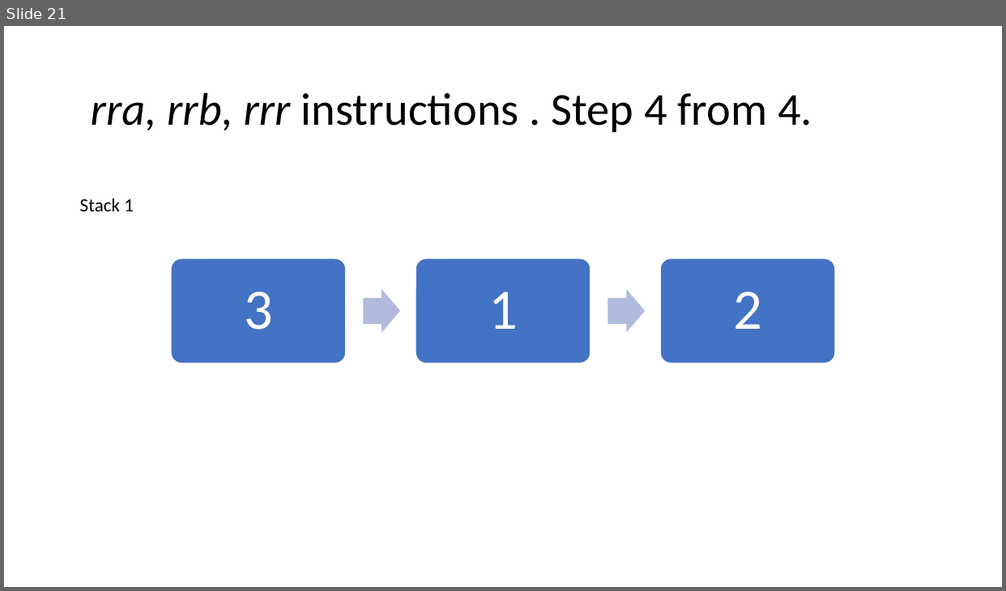
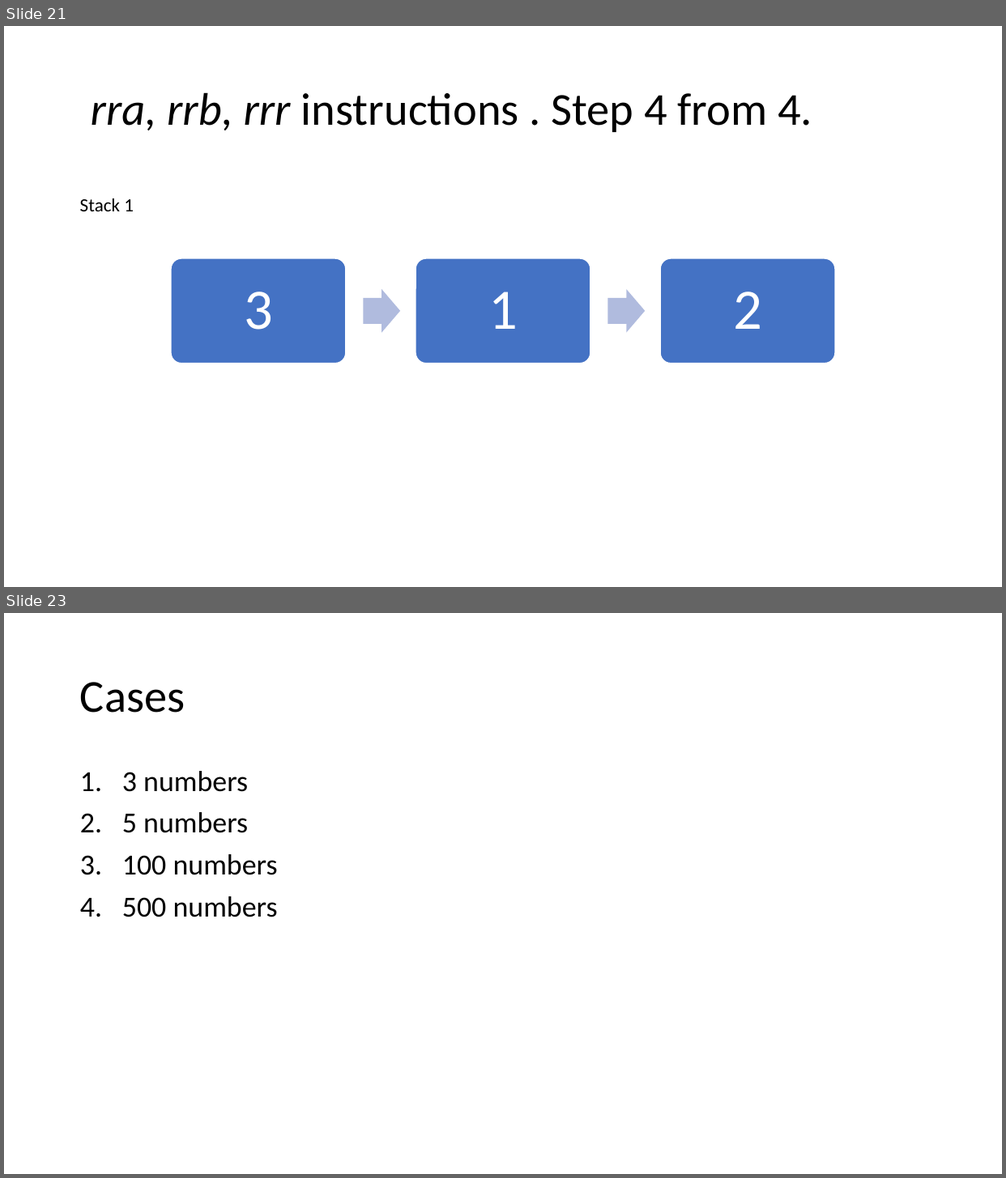
Before and after one commit to orsk-moscow/School21_push_swap, a slide deck: Push_swap.pptx. Shown one above the other, each under a label of ours: slide 21 before the commit, slides 21 and 23 after it; the slides between them are not shown. The pictures are 1006x591 and 1006x1178 pixels, drawn with LibreOffice and Linux fonts; fonts in the diff are those of the drawing. Boxes give left, top, right and bottom in pixels: in the first picture for what was removed or moved away, otherwise in the second. Text is boxed around its words. In the diff, an @@ line names an element or a change of style, - is before the commit and + after.

Commit message:
start attempt with new structure = int number, insigned int index, int binary result

```diff
--- a/Push_swap.pptx
+++ b/Push_swap.pptx
@@ slide 23 added at (4, 613, 1002, 1174), background #FFFFFF @@
@@ title added at (80, 682, 185, 713), 44 pt, text #000000 @@
+Cases
@@ text added at (122, 771, 278, 918), 28 pt, text #000000 @@
+1. 3 numbers
+2. 5 numbers
+3. 100 numbers
+4. 500 numbers
```
Also in this commit, not shown: 87 other slides added, 7 other files.
